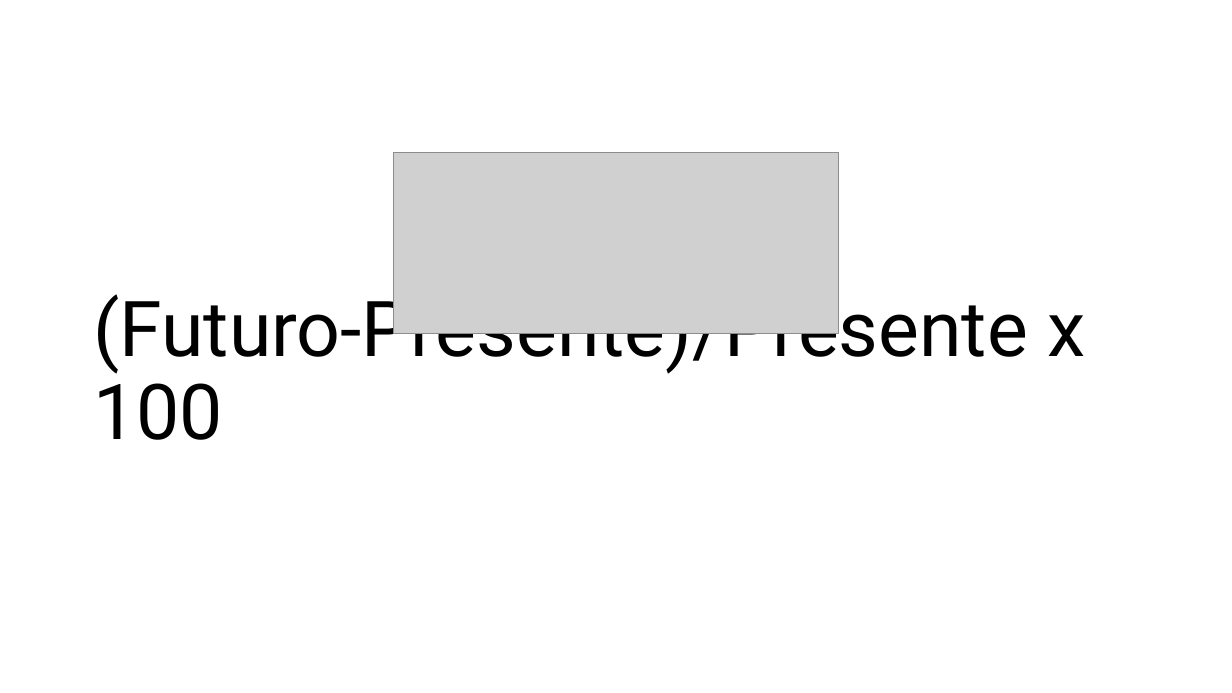
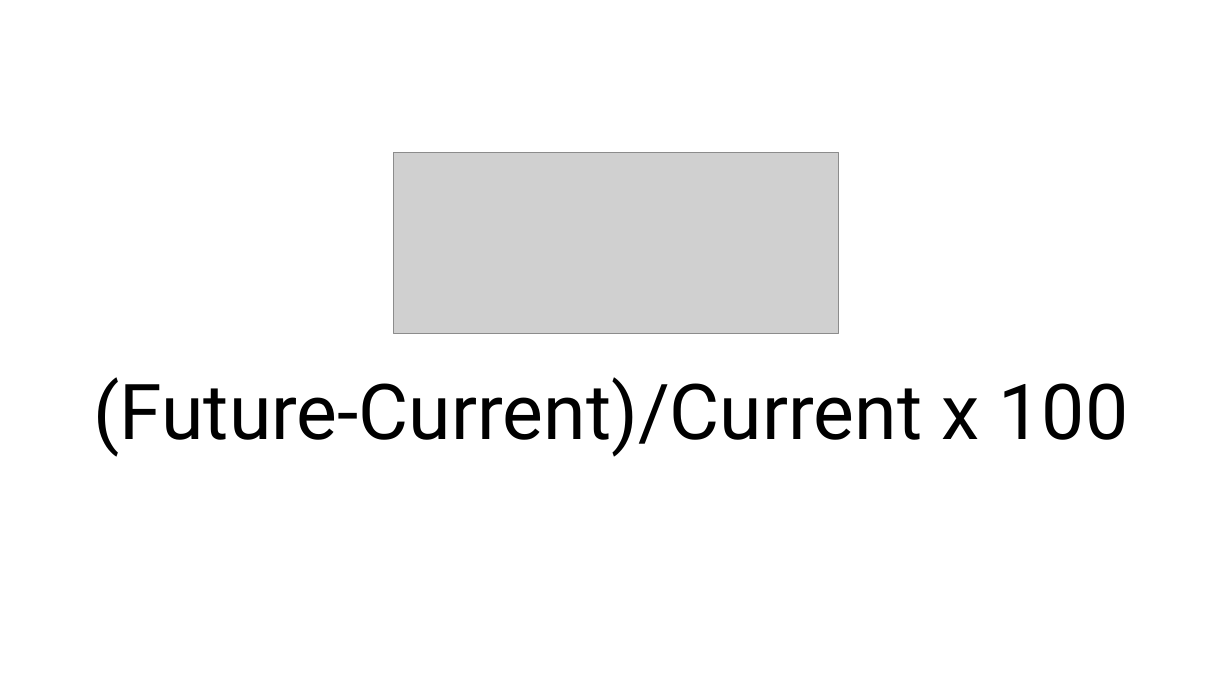
Before and after one commit to ccsosa/SDM_2026_2, a slide deck: slide 55 of 007_Climate_change/CLIMATE_CHANGE.pptx. Drawn at 1232x693 pixels with LibreOffice and Linux fonts; fonts in the diff are those of the drawing; grey boxes stand for pictures. Boxes give left, top, right and bottom in pixels: in the first picture for what was removed or moved away, otherwise in the second. Text is boxed around its words. In the diff, an @@ line names an element or a change of style, - is before the commit and + after.

```diff
--- a/007_Climate_change/CLIMATE_CHANGE.pptx
+++ b/007_Climate_change/CLIMATE_CHANGE.pptx
@@ title at (x1=93, y1=377, x2=1129, y2=457): text changed @@
-(Futuro-Presente)/Presente x 100
+(Future-Current)/Current x 100
```
Also in this commit, not shown: 6 other slides changed, 1 slide added.
